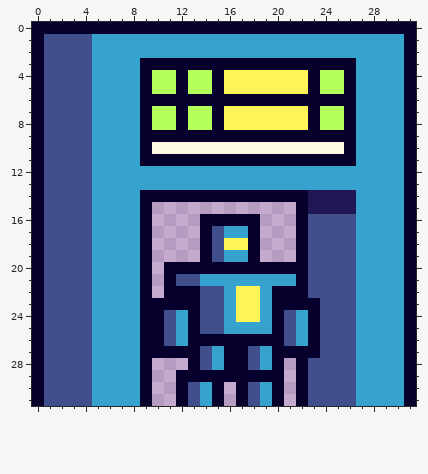
Two versions of one pixel-art sprite, game/assets/textures/grappler/grappler_spawner.png. This is how it looked before the edit.
The file is 32x32 pixels.
The result:
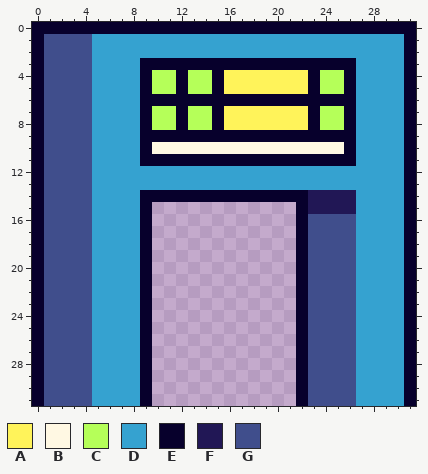
Palette (. is transparent): A #fff35a  B #fff8e3  C #b5ff59  D #35a2d0  E #07002c  F #211755  G #404e8c
From the commit log: Removed bot from spawner
Diff:
Colour D becomes colour E in rows 24 to 26 at x 22.
Colour E becomes colour G in rows 23 to 27 at x 23.
Colour A is removed in row 18 at x 16 to 17; in rows 22 to 24 at x 17 to 18.
Colour D is removed in row 17 at x 16 to 17; in row 19 at x 16 to 17; in row 21 at x 14 to 21; in rows 22 to 23 at x 16 and 19; in row 24 at x 12, 16 and 19; in row 25 at x 12 and 16 to 19.
Colour D is removed in row 26 at x 12; in rows 27 to 28 at x 15 and 19; in rows 30 to 31 at x 14 and 19.
Colour E is removed in row 16 at x 14 to 18; in rows 17 to 19 at x 14 and 18; in row 20 at x 11 to 21; in row 21 at x 11; in row 22 at x 11 to 13 and 20 to 21; in row 23 at x 10 to 13 and 20 to 21.
Colour E is removed in rows 24 to 25 at x 10, 13 and 20; in row 26 at x 10 and 13 to 20; in row 27 at x 10 to 13, 16 to 17 and 20 to 21; in row 28 at x 13, 16 to 17 and 20; in row 29 at x 12 to 20; in rows 30 to 31 at x 12, 15, 17 and 20.
Colour G is removed in rows 17 to 19 at x 15; in row 21 at x 12 to 13; in rows 22 to 23 at x 14 to 15; in rows 24 to 25 at x 11, 14 to 15 and 21; in row 26 at x 11 and 21; in rows 27 to 28 at x 14 and 18.
Colour G is removed in rows 30 to 31 at x 13 and 18.
Boxes around the changes in both pictures, in picture pixels (x1, y1, x2, y2):
changed: (152, 214, 320, 406)
